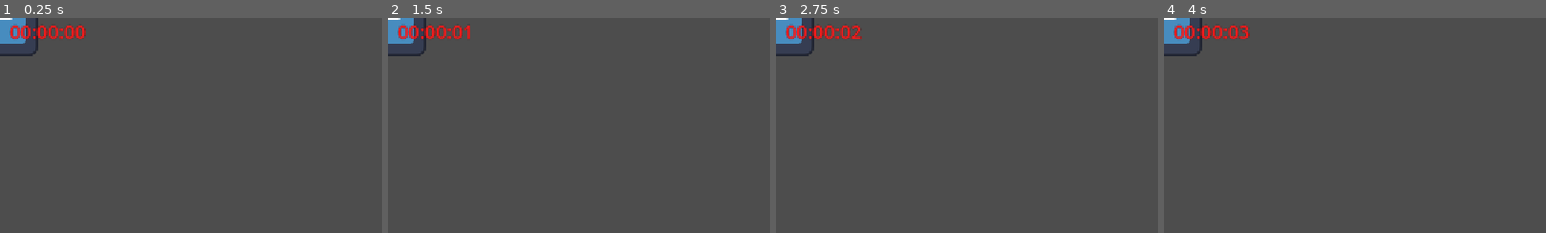
Above: before the commit, frames 1-4 (left to right).
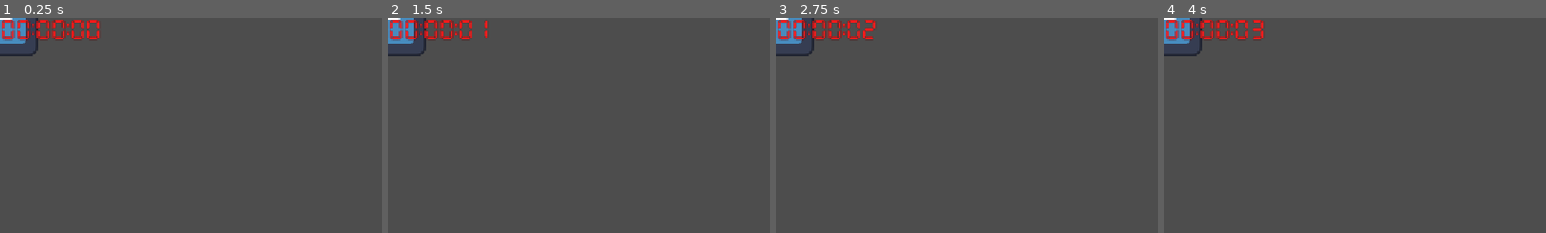
Above: after the commit, the same moments.

Repository: Jelleas/gmtk-2026
Game: Godot game, scene res://src/clock/clock.tscn
Same seed, same stepped clock (60 frames per second), same inputs: the game is played once before the commit and once after it. This scene is started directly instead of the project's main scene. The engine's default icon, where the game draws it, is replaced by a stand-in: a white triangle on a blue panel in a dark square.
Inputs:
- Up to frame 1 (0.25 s): no input
- Up to frame 2 (1.5 s): tap Enter at 0.5 s; tap Space at 1.25 s
- Up to frame 3 (2.75 s): tap Enter at 2 s
- Up to frame 4 (4 s): tap Space at 2.75 s; tap Enter at 3.5 s
The pictures show only the part of the screen within x 0-50%, y 0-50%; the shares and areas given below are measured in that part.

The runs differ from the first frame. In frame 1, 1.5% of the frame differs, in the area x 0-26%, y 0-11%; in frame 2, 1.3%; in frame 3, 1.5%; in frame 4, 1.4%.

Commit message:
add clock font

Diff:
--- /dev/null
+++ b/resources/fonts/DSEG7ClassicMini-Bold.tres
@@ -0,0 +1,6 @@
+[gd_resource type="Theme" load_steps=2 format=3]
+
+[ext_resource type="FontFile" path="res://resources/fonts/DSEG7ClassicMini-Bold.ttf" id="1_classic_mini"]
+
+[resource]
+Label/fonts/font = ExtResource("1_classic_mini")
--- a/src/clock/clock.tscn
+++ b/src/clock/clock.tscn
@@ -2,6 +2,7 @@
 
 [ext_resource type="Script" uid="uid://c4mb3twtqamqu" path="res://src/clock/clock.gd" id="1_d4ub5"]
 [ext_resource type="Texture2D" uid="uid://ciuxyaoktugh5" path="res://icon.svg" id="2_2h20p"]
+[ext_resource type="Theme" path="res://resources/fonts/DSEG7ClassicMini-Bold.tres" id="3_iwbyt"]
 
 [sub_resource type="LabelSettings" id="LabelSettings_digital"]
 font_size = 32
@@ -19,6 +20,7 @@
 unique_name_in_owner = true
 offset_right = 160.0
 offset_bottom = 40.0
+theme = ExtResource("3_iwbyt")
 theme_type_variation = &"HeaderLarge"
 label_settings = SubResource("LabelSettings_digital")
 horizontal_alignment = 1
Binary file added: resources/fonts/DSEG7ClassicMini-Bold.ttf
Not shown, added: resources/fonts/DSEG7ClassicMini-Bold.ttf.import
